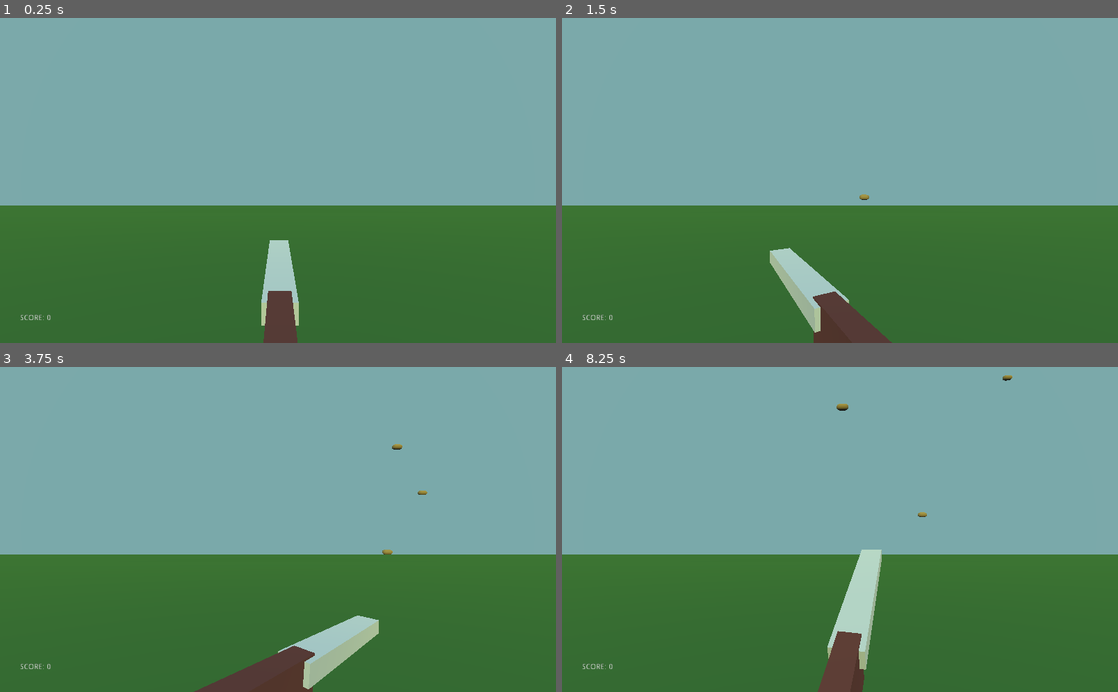
Above: before the commit, frames 1-4 (two rows, left to right).
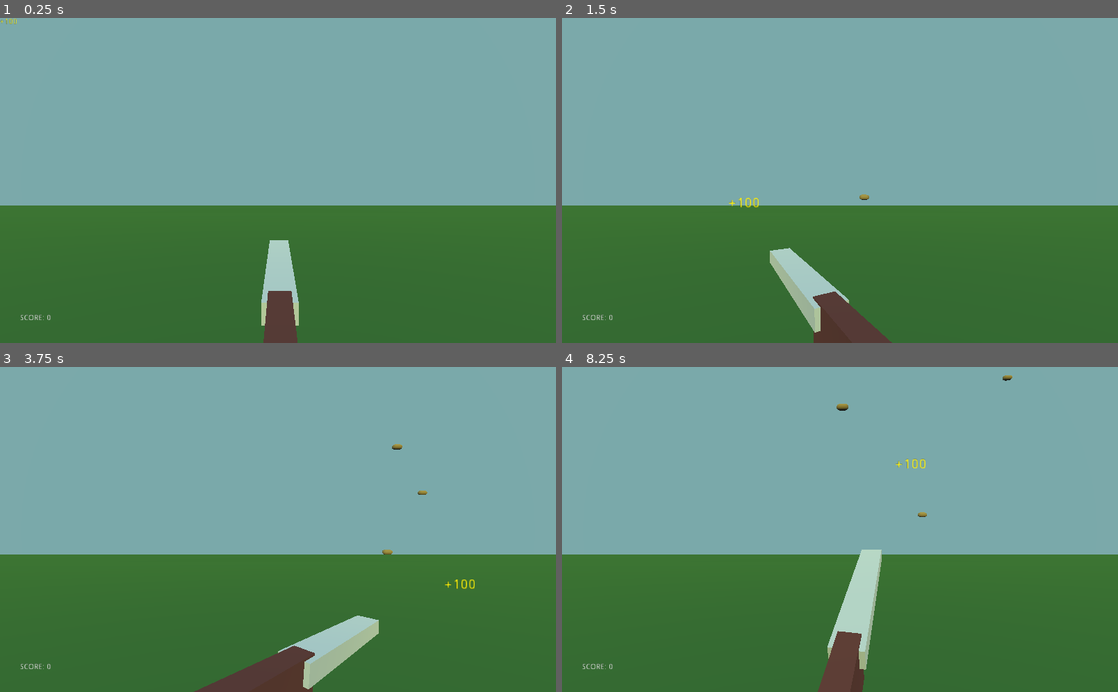
Above: after the commit, the same moments.

Repository: zMenta/CapsuleHunt3D
Game: Godot game, scene res://Main/Main.tscn
Same seed, same stepped clock (60 frames per second), same inputs: the game is played once before the commit and once after it.
Inputs (mouse positions are in pixels of both pictures, inside the frame that each line leads up to):
- Up to frame 1 (0.25 s): no input
- Up to frame 2 (1.5 s): tap Enter at 0.5 s; move the mouse to (962, 164) at 0.52 s; press the mouse at (962, 164) at 0.53 s; tap Space at 1.25 s; move the mouse to (728, 196) at 1.27 s; release the mouse at (728, 196) at 1.28 s; hold Down (ui_down) from 1.28 s (still down); click (728, 196) at 1.35 s
- Up to frame 3 (3.75 s): tap Enter at 2 s; move the mouse to (333, 458) at 2.02 s; release Down (ui_down) at 2.03 s; press the mouse at (333, 458) at 2.03 s; move the mouse to (250, 594) at 2.77 s; release the mouse at (250, 594) at 2.78 s; click (250, 594) at 2.85 s; move the mouse to (444, 578) at 3.52 s; press the mouse at (444, 578) at 3.53 s; hold Down (ui_down) from 3.53 s (still down)
- Up to frame 4 (8.25 s): move the mouse to (673, 480) at 4.27 s; release the mouse at (673, 480) at 4.28 s; click (673, 480) at 4.35 s; move the mouse to (867, 529) at 5.02 s; press the mouse at (867, 529) at 5.03 s; move the mouse to (756, 448) at 5.77 s; release Down (ui_down) at 5.78 s; release the mouse at (756, 448) at 5.78 s; click (756, 448) at 5.85 s; move the mouse to (962, 513) at 6.52 s; press the mouse at (962, 513) at 6.53 s; move the mouse to (728, 545) at 7.27 s; release the mouse at (728, 545) at 7.28 s; click (728, 545) at 7.35 s; move the mouse to (895, 458) at 8.02 s; press the mouse at (895, 458) at 8.03 s; hold Down (ui_down) from 8.03 s (still down)

The runs differ from the first frame. In frame 1, less than 0.1% of the frame differs, in the area x 0-3%, y 0-2%; in frame 2, less than 0.1%; in frame 3, less than 0.1%; in frame 4, less than 0.1%, in the area x 60-66%, y 28-32%.

Commit message:
Point Made Animation

Diff:
--- a/DuckHunt3D/Gui/GUI.gd
+++ b/DuckHunt3D/Gui/GUI.gd
@@ -3,3 +3,11 @@
 
 func change_score(new_score: int) -> void:
 	$CenterContainer/ScoreLabel.text = "Score: %s" %new_score
+
+
+func _input(event: InputEvent) -> void:
+	if event is InputEventMouseMotion:
+		$PointMade.rect_position = get_global_mouse_position()
+
+	if event.is_action_pressed("ui_down"):
+		$AnimationPlayer.play("PointMadeAnimation")
--- a/DuckHunt3D/Gui/GUI.tscn
+++ b/DuckHunt3D/Gui/GUI.tscn
@@ -1,6 +1,61 @@
-[gd_scene load_steps=2 format=2]
+[gd_scene load_steps=4 format=2]
 
 [ext_resource path="res://Gui/GUI.gd" type="Script" id=1]
+
+[sub_resource type="Animation" id=1]
+resource_name = "PointMadeAnimation"
+length = 0.6
+tracks/0/type = "value"
+tracks/0/path = NodePath("PointMade:modulate")
+tracks/0/interp = 2
+tracks/0/loop_wrap = true
+tracks/0/imported = false
+tracks/0/enabled = true
+tracks/0/keys = {
+"times": PoolRealArray( 0, 0.4, 0.6 ),
+"transitions": PoolRealArray( 1, 1, 1 ),
+"update": 0,
+"values": [ Color( 1, 1, 1, 1 ), Color( 1, 1, 1, 1 ), Color( 1, 1, 1, 0 ) ]
+}
+tracks/1/type = "value"
+tracks/1/path = NodePath("PointMade:rect_scale")
+tracks/1/interp = 1
+tracks/1/loop_wrap = true
+tracks/1/imported = false
+tracks/1/enabled = true
+tracks/1/keys = {
+"times": PoolRealArray( 0, 0.1, 0.6 ),
+"transitions": PoolRealArray( 1, 1, 1 ),
+"update": 0,
+"values": [ Vector2( 1, 1 ), Vector2( 2, 2 ), Vector2( 1, 1 ) ]
+}
+
+[sub_resource type="Animation" id=2]
+length = 0.001
+tracks/0/type = "value"
+tracks/0/path = NodePath("PointMade:modulate")
+tracks/0/interp = 1
+tracks/0/loop_wrap = true
+tracks/0/imported = false
+tracks/0/enabled = true
+tracks/0/keys = {
+"times": PoolRealArray( 0 ),
+"transitions": PoolRealArray( 1 ),
+"update": 0,
+"values": [ Color( 1, 1, 1, 1 ) ]
+}
+tracks/1/type = "value"
+tracks/1/path = NodePath("PointMade:rect_scale")
+tracks/1/interp = 1
+tracks/1/loop_wrap = true
+tracks/1/imported = false
+tracks/1/enabled = true
+tracks/1/keys = {
+"times": PoolRealArray( 0 ),
+"transitions": PoolRealArray( 1 ),
+"update": 0,
+"values": [ Vector2( 1, 1 ) ]
+}
 
 [node name="GUI" type="Control"]
 anchor_right = 1.0
@@ -21,3 +76,15 @@
 margin_right = 73.0
 margin_bottom = 30.0
 text = "SCORE: 0"
+
+[node name="PointMade" type="Label" parent="."]
+margin_right = 40.0
+margin_bottom = 14.0
+custom_colors/font_color = Color( 1, 0.937255, 0.027451, 1 )
+custom_colors/font_outline_modulate = Color( 0, 0, 0, 1 )
+text = "+100"
+percent_visible = -0.25
+
+[node name="AnimationPlayer" type="AnimationPlayer" parent="."]
+anims/PointMadeAnimation = SubResource( 1 )
+anims/RESET = SubResource( 2 )
